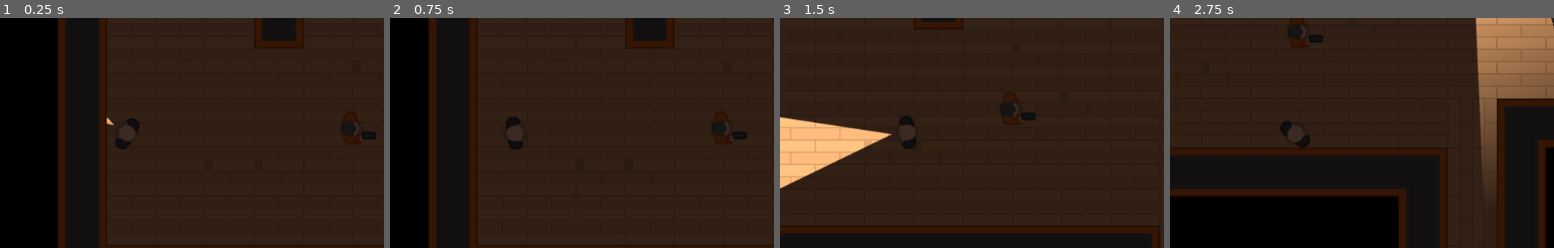
Above: before the commit, frames 1-4 (left to right).
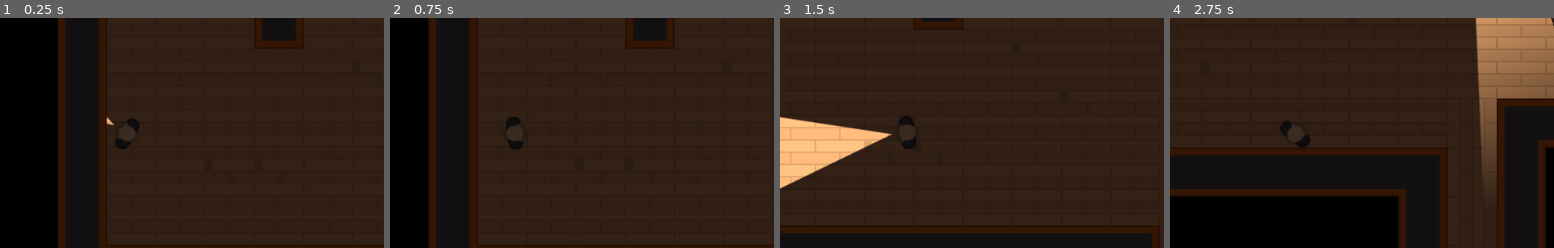
Above: after the commit, the same moments.

Repository: ColinJWright/HeistMeisters
Game: Godot game, scene res://Levels/TemplateLevel.tscn
Same seed, same stepped clock (60 frames per second), same inputs: the game is played once before the commit and once after it.
Inputs (mouse positions are % of the whole screen's width and height, from its top left):
- Up to frame 1 (0.25 s): no input
- Up to frame 2 (0.75 s): tap Enter at 0.5 s; move the mouse to (71, 45) at 0.52 s; hold D (move_right) from 0.53 s (still down); click (71, 45) at 0.6 s
- Up to frame 3 (1.5 s): move the mouse to (28, 55) at 1.27 s; release D (move_right) at 1.28 s; hold S (move_down) from 1.28 s (still down); click (28, 55) at 1.35 s
- Up to frame 4 (2.75 s): move the mouse to (59, 28) at 2.02 s; release S (move_down) at 2.03 s; hold D (move_right) from 2.03 s (still down); click (59, 28) at 2.1 s
The pictures show only the part of the screen within x 32-82%, y 25-75%; the shares and areas given below are measured in that part.

The runs differ from the first frame. In frame 1, 0.3% of the frame differs, in the area x 88-98%, y 45-53%; in frame 2, 0.3%; in frame 3, 0.3%; in frame 4, 0.3%, in the area x 30-40%, y 3-11%.

Commit message:
Lesson 50 complete. Added Line of Sight and Physics layers. *Previous commit was for Lesson 49.

Diff:
--- a/Characters/NPCs/PlayerDetection.gd
+++ b/Characters/NPCs/PlayerDetection.gd
@@ -1,6 +1,8 @@
 extends "res://Characters/TemplateCharacter.gd"
 
 const FOV_TOLERANCE = 20
+const MAX_DETECTION_RANGE = 640
+
 const RED = Color(1, 0.25, 0.25)
 const WHITE = Color(1, 1, 1)
 
@@ -11,7 +13,7 @@
 
 
 func _process(delta):
-	if Player_in_FOV():
+	if Player_in_FOV() and Player_in_LOS():
 		$Torch.color = RED
 	else:
 		$Torch.color = WHITE
@@ -25,3 +27,20 @@
 		return true
 	else:
 		return false
+
+
+
+func Player_in_LOS():
+	var space = get_world_2d().direct_space_state
+	var LOS_obstacle = space.intersect_ray(global_position, Player.global_position, [self], collision_mask)
+
+	if not LOS_obstacle:
+		return false
+
+	var distance_to_player = Player.global_position.distance_to(global_position)
+	var player_in_range = distance_to_player < MAX_DETECTION_RANGE
+
+	if LOS_obstacle.collider == Player and player_in_range:
+		return true
+	else:
+		return false
--- a/Characters/NPCs/SecurityCamera.tscn
+++ b/Characters/NPCs/SecurityCamera.tscn
@@ -33,6 +33,8 @@
 
 [node name="SecurityCameraBody" type="KinematicBody2D" parent="."]
 position = Vector2( 5, 0 )
+collision_layer = 4
+collision_mask = 2147483651
 script = ExtResource( 4 )
 __meta__ = {
 "_edit_group_": true
--- a/Levels/TemplateLevel.tscn
+++ b/Levels/TemplateLevel.tscn
@@ -1,28 +1,27 @@
-[gd_scene load_steps=5 format=2]
+[gd_scene load_steps=4 format=2]
 
 [ext_resource path="res://Tiles/tiles.tres" type="TileSet" id=1]
 [ext_resource path="res://Characters/Player.tscn" type="PackedScene" id=2]
-[ext_resource path="res://Characters/TemplateCharacter.tscn" type="PackedScene" id=3]
 [ext_resource path="res://Characters/NPCs/SecurityCamera.tscn" type="PackedScene" id=4]
 
 [node name="TemplateLevel" type="Node2D"]
 
 [node name="TileMap" type="TileMap" parent="."]
 tile_set = ExtResource( 1 )
+collision_layer = 2
+collision_mask = 5
 format = 1
 tile_data = PoolIntArray( 8, 2, 0, 9, 2, 2, 10, 2, 2, 11, 2, 2, 12, 2, 3, 13, 2, 2, 14, 2, 2, 15, 2, 2, 16, 2, 1, 65537 …(7479 unchanged characters)…
 
 [node name="Player" parent="TileMap" instance=ExtResource( 2 )]
 position = Vector2( 153.072, 494.426 )
+collision_mask = 6
 
 [node name="Camera2D" type="Camera2D" parent="TileMap/Player"]
 current = true
 
 [node name="CanvasModulate" type="CanvasModulate" parent="."]
 color = Color( 0.231373, 0.203922, 0.203922, 1 )
-
-[node name="TemplateCharacter" parent="." instance=ExtResource( 3 )]
-position = Vector2( 454.597, 488.271 )
 
 [node name="SecurityCameras" type="Node" parent="."]
 
--- a/project.godot
+++ b/project.godot
@@ -47,6 +47,12 @@
  ]
 }
 
+[layer_names]
+
+2d_physics/layer_1="Player"
+2d_physics/layer_2="Tilemap"
+2d_physics/layer_3="NPC"
+
 [rendering]
 
 environment/default_clear_color=Color( 0, 0, 0, 1 )
